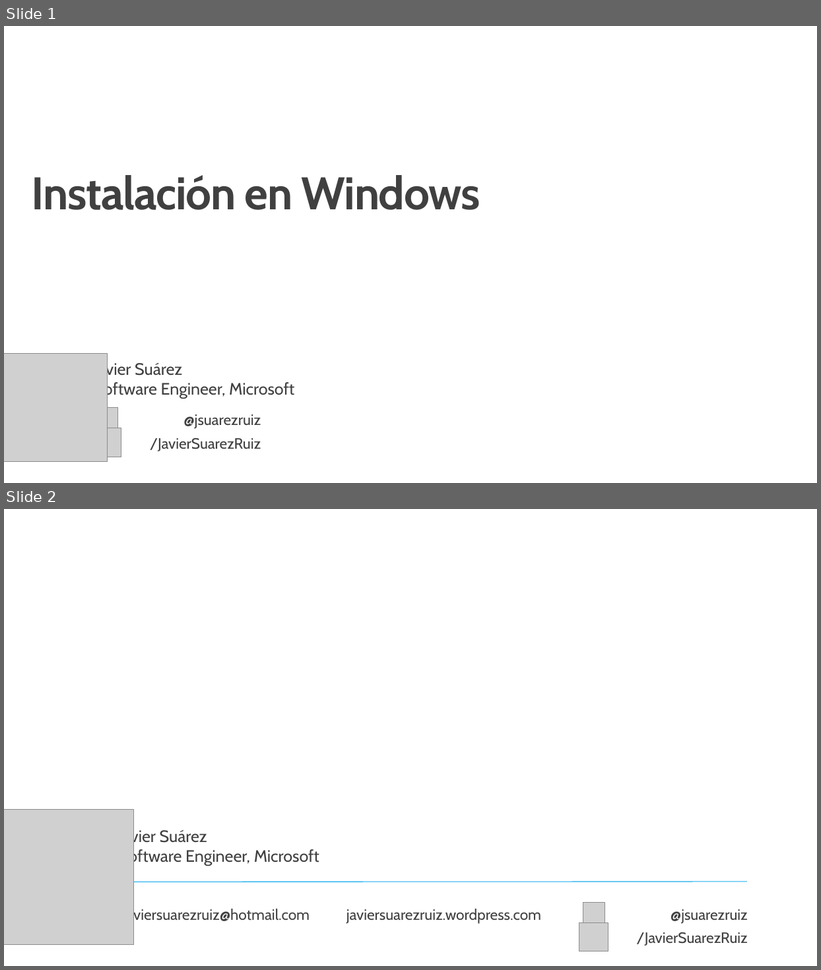
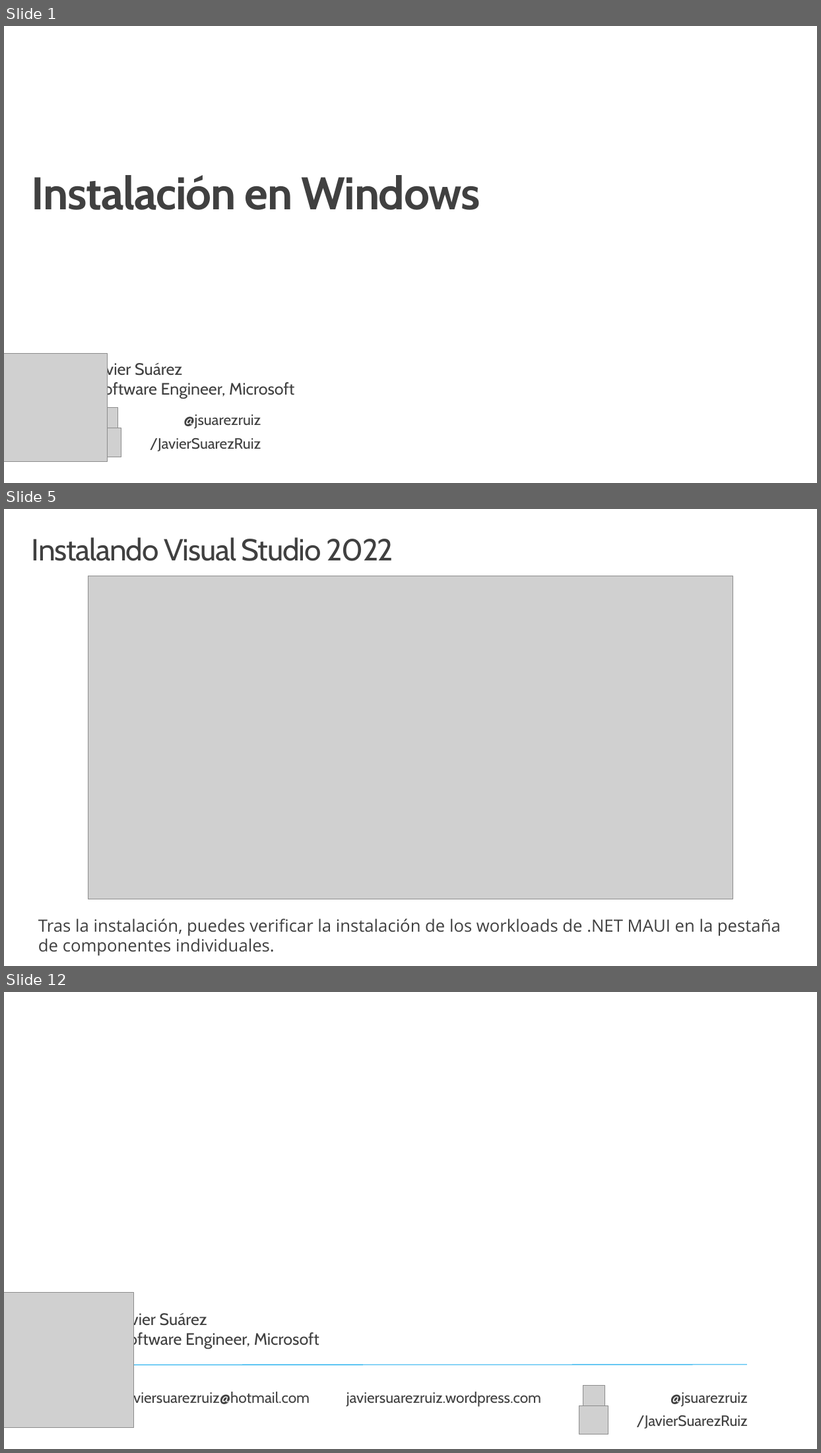
Before and after one commit to jsuarezruiz/taller-dotnet-maui, a slide deck: Bloque 2 - Instalación/Taller5 - Instalación en Windows.pptx. Shown one above the other, each under a label of ours: slides 1 and 2 before the commit, slides 1, 5 and 12 after it; the slides between them are not shown. The pictures are 821x970 and 821x1453 pixels, drawn with LibreOffice and Linux fonts; fonts in the diff are those of the drawing; grey boxes stand for pictures; background and template pictures are left out. Boxes give left, top, right and bottom in pixels: in the first picture for what was removed or moved away, otherwise in the second. Text is boxed around its words. In the diff, an @@ line names an element or a change of style, - is before the commit and + after.

```diff
--- a/Bloque 2 - Instalación/Taller5 - Instalación en Windows.pptx
+++ b/Bloque 2 - Instalación/Taller5 - Instalación en Windows.pptx
@@ slide 5 added at (x1=4, y1=509, x2=817, y2=966), background #FFFFFF @@
@@ title added at (x1=32, y1=537, x2=393, y2=561), 36 pt, text #404040 @@
+Instalando Visual Studio 2022
@@ picture added at (x1=88, y1=576, x2=733, y2=900) @@
@@ text added at (x1=38, y1=919, x2=781, y2=956), 20 pt, text #404040 @@
+Tras la instalación, puedes verificar la instalación de los workloads de .NET MAUI en la pestaña de componentes individuales.
@@ what was slide 2 is now slide 12 @@
```
Also in this commit, not shown: 9 other slides added, 1 other file.
